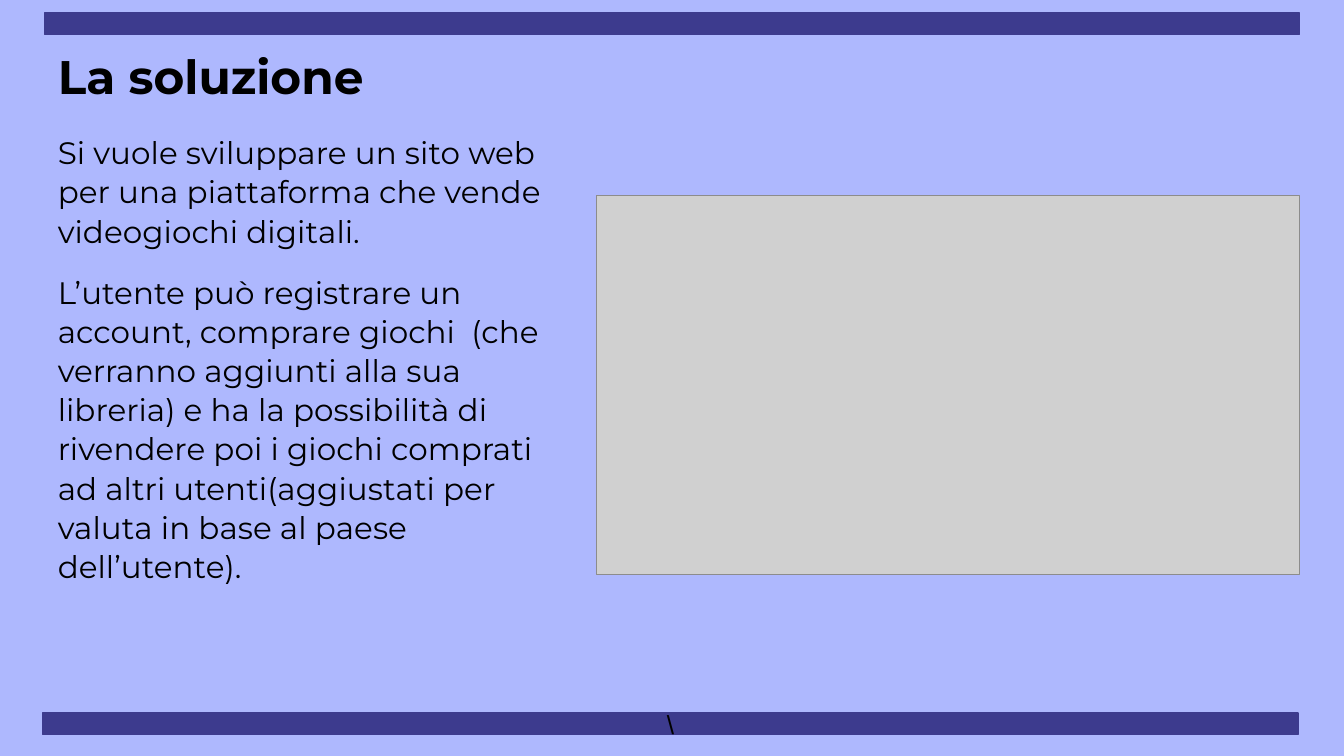
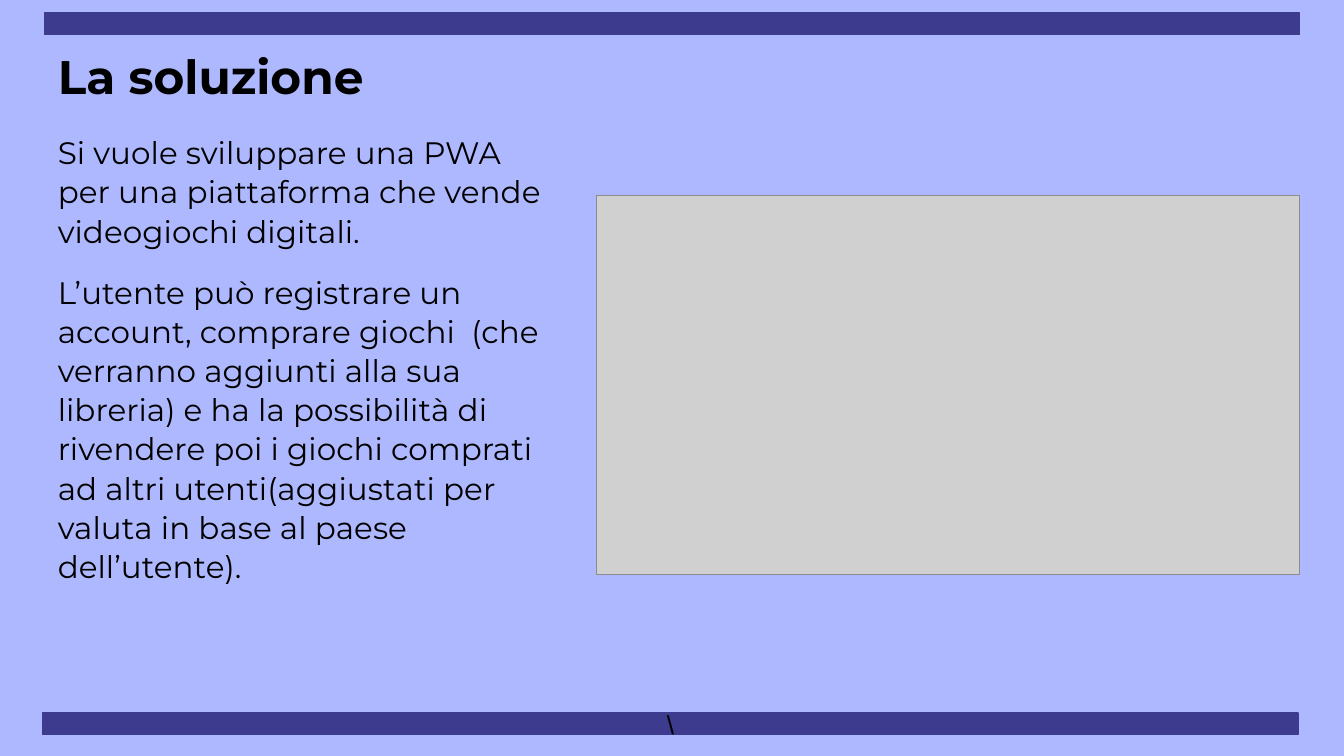
Before and after one commit to AcamporaV2/Myst, a slide deck: slide 3 of Myst.pptx. Drawn at 1344x756 pixels with LibreOffice and Linux fonts; fonts in the diff are those of the drawing; grey boxes stand for pictures. Boxes give left, top, right and bottom in pixels: in the first picture for what was removed or moved away, otherwise in the second. Text is boxed around its words. In the diff, an @@ line names an element or a change of style, - is before the commit and + after.

```diff
--- a/Myst.pptx
+++ b/Myst.pptx
@@ text at (58,141,540,249): text changed @@
-Si vuole sviluppare un sito web per una piattaforma che vende videogiochi digitali.
+Si vuole sviluppare una PWA per una piattaforma che vende videogiochi digitali.
```
